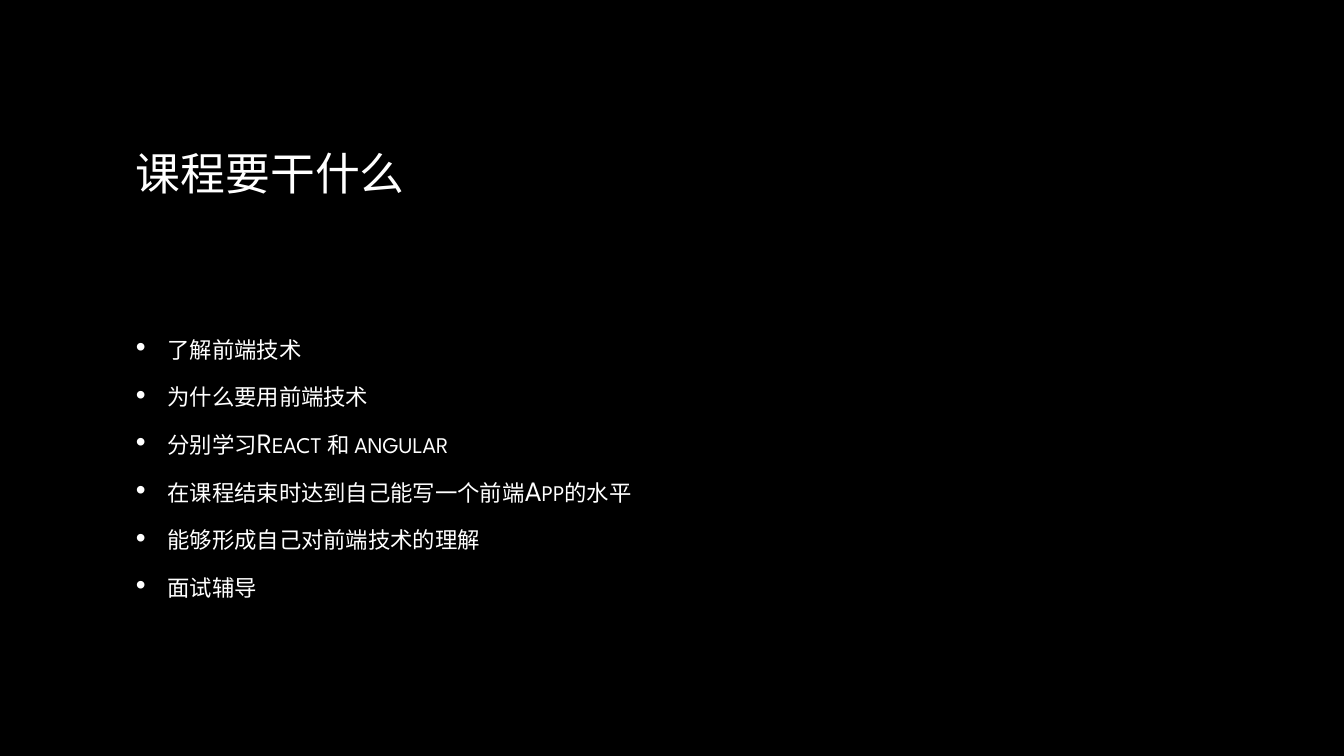
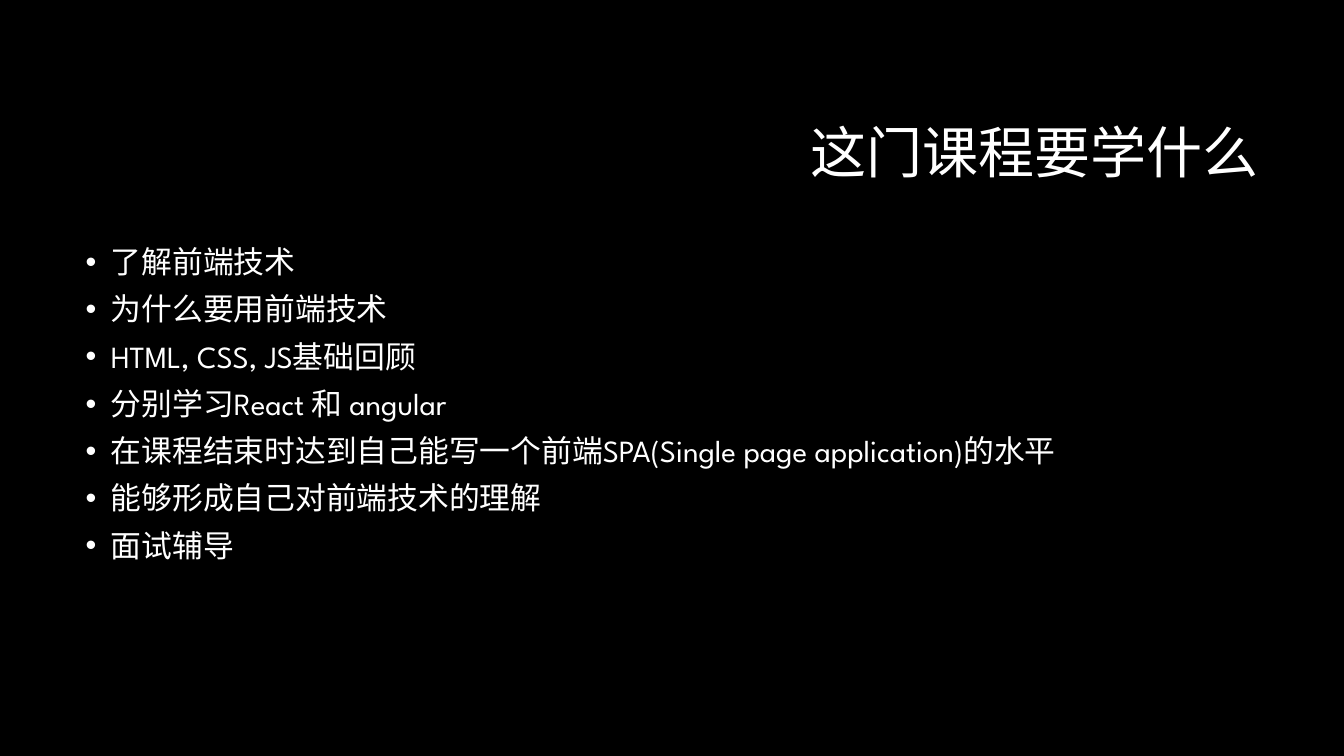
Before and after one commit to lee813/ECVFrontend, a slide deck: slide 4 of 前端课程.pptx. Drawn at 1344x756 pixels with LibreOffice and Linux fonts; fonts in the diff are those of the drawing; background and template pictures are left out. Boxes give left, top, right and bottom in pixels: in the first picture for what was removed or moved away, otherwise in the second. Text is boxed around its words. In the diff, an @@ line names an element or a change of style, - is before the commit and + after.

Commit message:
Update ppt

```diff
--- a/前端课程.pptx
+++ b/前端课程.pptx
@@ title at (x1=811, y1=125, x2=1259, y2=178): text changed; size 32 to 40 pt; text colour gradient #FFFFFF to #A6A6A6 to #FFFFFF @@
-课程要干什么
+这门课程要学什么
@@ text "了解前端技术" moved from (x1=167, y1=339, x2=524, y2=598) to (x1=111, y1=247, x2=1056, y2=560) @@
@@ text "了解前端技术" at (x1=111, y1=247, x2=1056, y2=560): vertical alignment middle to top @@
@@ text at (x1=111, y1=247, x2=541, y2=560): size 20 to 22 pt, text colour gradient #FFFFFF to #BFBFBF to #FFFFFF, small capitals off in "了解前端技术", "为什么要用前端技术", "分别学习React 和 angular", "能够形成自己对前端技术的理解" and 1 more places; indent changed; line spacing 1 to 0.9 @@
@@ text at (x1=111, y1=342, x2=416, y2=372): paragraph added @@
+• HTML, CSS, JS基础回顾
@@ text at (x1=111, y1=436, x2=1056, y2=469): text changed; size 20 to 22 pt; text colour gradient #FFFFFF to #BFBFBF to #FFFFFF @@
-• 在课程结束时达到自己能写一个前端App的水平
+• 在课程结束时达到自己能写一个前端SPA(Single page application)的水平
```
Also in this commit, not shown: 13 other slides changed, 37 slides added, 1 slide removed, 1 other file.
